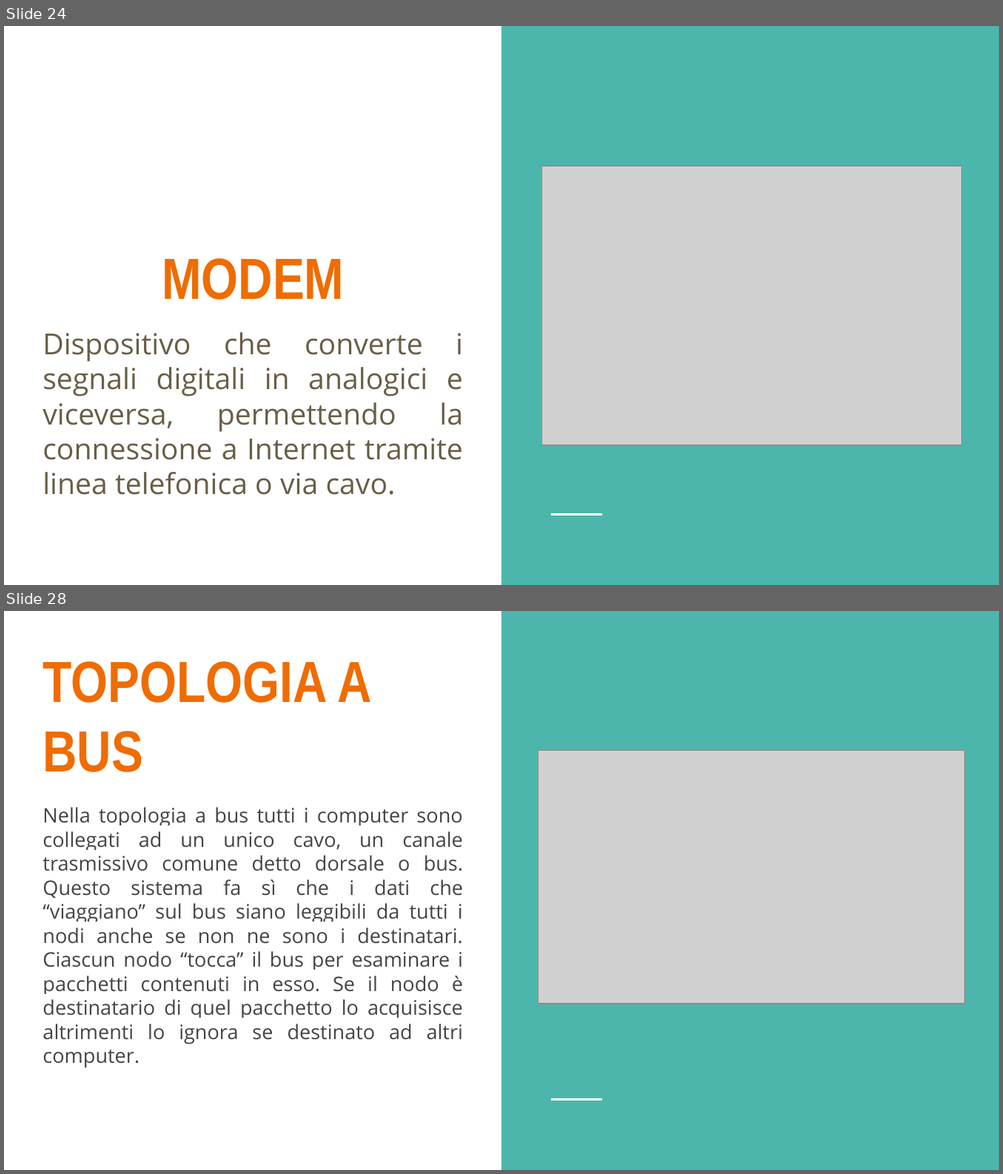
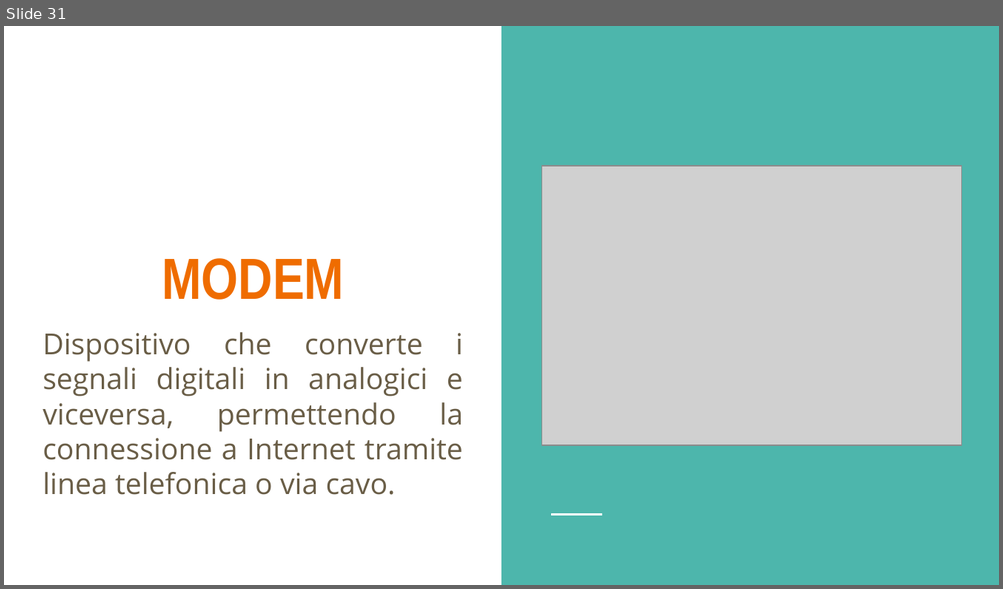
Before and after one commit to LeleCazza/LeleCazza.github.io, a slide deck: reti_informatiche/materiale/lezione_1_reti_introduzione.pptx. Shown one above the other, each under a label of ours: slides 24 and 28 before the commit, slide 31 after it; the slides between them are not shown. The pictures are 1003x1174 and 1003x589 pixels, drawn with LibreOffice and Linux fonts; fonts in the diff are those of the drawing; grey boxes stand for pictures. Boxes give left, top, right and bottom in pixels: in the first picture for what was removed or moved away, otherwise in the second. Text is boxed around its words. In the diff, an @@ line names an element or a change of style, - is before the commit and + after.

```diff
--- a/reti_informatiche/materiale/lezione_1_reti_introduzione.pptx
+++ b/reti_informatiche/materiale/lezione_1_reti_introduzione.pptx
@@ slide 28 removed at (4, 611, 999, 1170), background #FFFFFF; not listed: 2 template elements that a slide beside it also shows @@
@@ title removed at (42, 661, 371, 772) @@
-TOPOLOGIA A BUS
@@ picture removed at (538, 752, 965, 1005) @@
@@ subtitle removed at (42, 807, 463, 1068) @@
-Nella topologia a bus tutti i computer sono collegati ad un unico cavo, un canale trasmissivo comune detto dorsale o bus. Questo sistema fa sì che i dati che “viaggiano” sul bus siano leggibili da tutti i nodi anche se non ne sono i destinatari. Ciascun nodo “tocca” il bus per esaminare i pacchetti contenuti in esso. Se il nodo è destinatario di quel pacchetto lo acquisisce altrimenti lo ignora se destinato ad altri computer.
@@ what was slide 24 is now slide 31 @@
```
Also in this commit, not shown: 2 slides changed, 15 slides added, 2 other slides removed, 1 other file.
